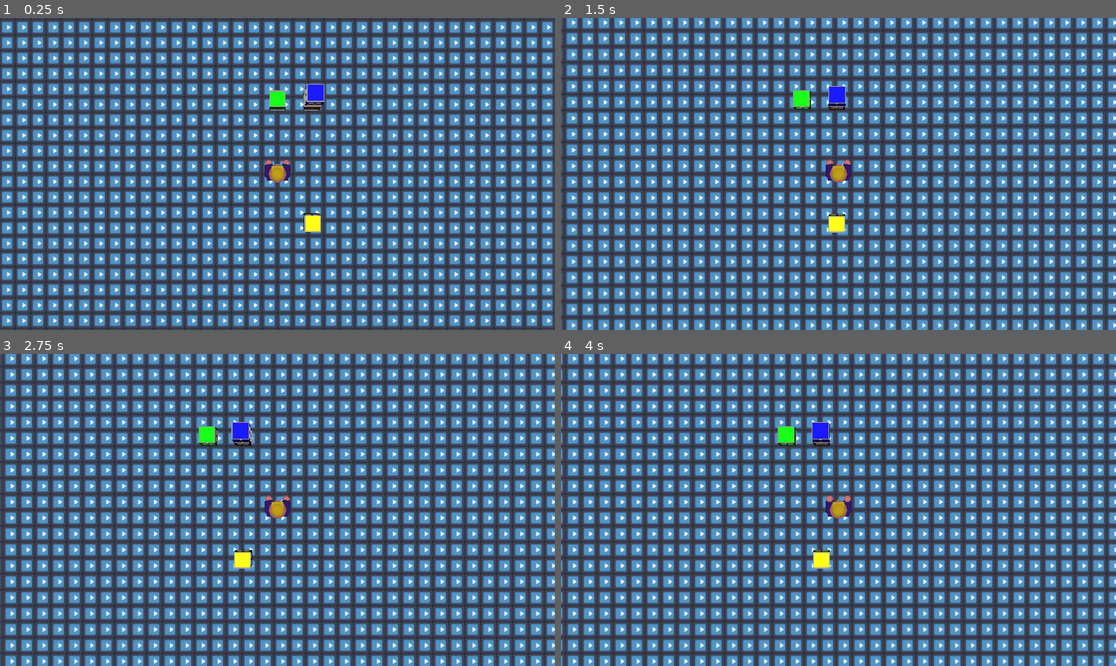
Above: before the commit, frames 1-4 (two rows, left to right).
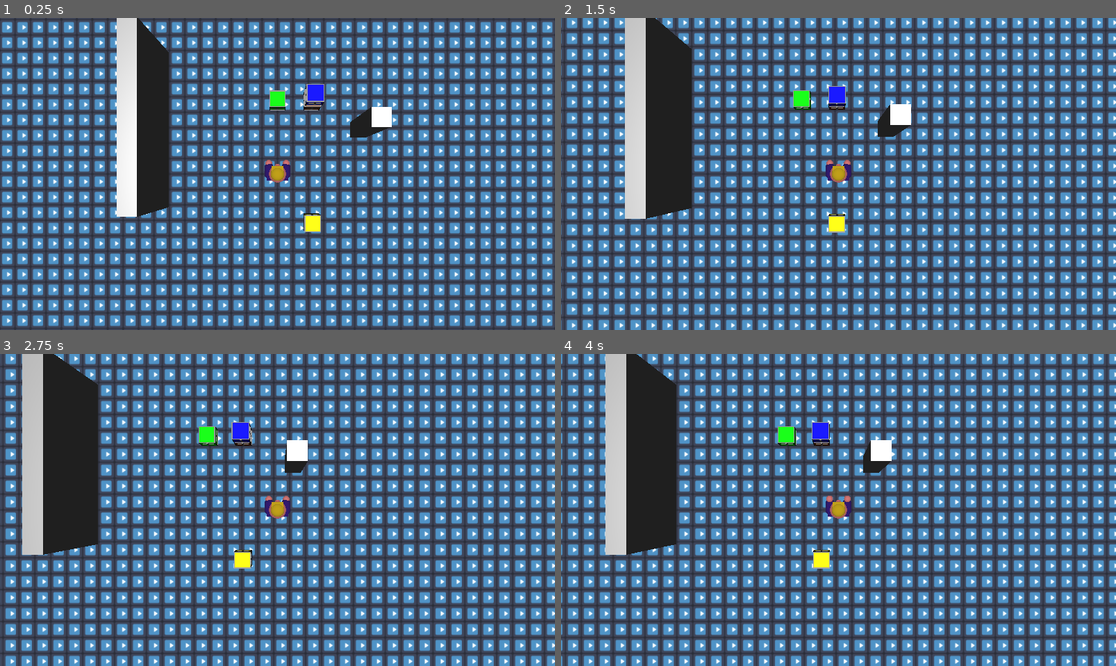
Above: after the commit, the same moments.

Repository: Griiimon/Store-Store-Store
Game: Godot game, scene res://level.tscn
Two runs of this game, one before a commit and one after it. Both use one fixed random seed, a clock stepped at 60 frames per second and the inputs below. The engine's default icon, where the game draws it, is replaced by a stand-in: a white triangle on a blue panel in a dark square.
Inputs:
- Up to frame 1 (0.25 s): no input
- Up to frame 2 (1.5 s): hold Right (ui_right) 0.53-1.28 s; hold Ctrl (strafe) 0.53-1.28 s; hold Page Down (hands_down) from 1.28 s (still down); tap Space (drop) at 1.35 s
- Up to frame 3 (2.75 s): tap Ctrl (strafe) at 1.55 s; tap Enter at 2 s; release Page Down (hands_down) at 2.03 s; hold Right (ui_right) from 2.03 s (still down); hold Ctrl (strafe) from 2.03 s (still down)
- Up to frame 4 (4 s): release Right (ui_right) at 2.78 s; release Ctrl (strafe) at 2.78 s; hold Page Up (hands_up) 2.78-3.53 s; tap C (tilt_camera) at 2.85 s; tap Ctrl (strafe) at 3.05 s; tap Space (drop) at 3.5 s; hold Left (ui_left) from 3.53 s (still down); hold Ctrl (strafe) from 3.53 s (still down)

The runs differ from the first frame. In frame 1, 6.1% of the frame differs, in the area x 21-71%, y 0-64%; in frame 2, 7.8%; in frame 3, 8.6%, in the area x 4-56%, y 0-65%; in frame 4, 8.2%.

Commit message:
implement walls

Diff:
--- a/crate/crate.tscn
+++ b/crate/crate.tscn
@@ -30,7 +30,7 @@
 
 [node name="Crate" type="RigidBody3D"]
 collision_layer = 4
-collision_mask = 7
+collision_mask = 15
 mass = 5.0
 physics_material_override = SubResource("PhysicsMaterial_ncwnf")
 lock_rotation = true
--- a/global/collision_layers.gd
+++ b/global/collision_layers.gd
@@ -4,3 +4,4 @@
 const PLAYER= 1
 const FLOOR= 2
 const CRATES= 4
+const WALLS= 8
--- a/level.tscn
+++ b/level.tscn
@@ -1,9 +1,10 @@
-[gd_scene load_steps=7 format=3 uid="uid://cx34c7u0ehb3b"]
+[gd_scene load_steps=8 format=3 uid="uid://cx34c7u0ehb3b"]
 
 [ext_resource type="Script" uid="uid://db1e7dvk21dqx" path="res://level.gd" id="1_0b4ue"]
 [ext_resource type="Texture2D" uid="uid://cdyis242e8qoj" path="res://icon.svg" id="1_vonw3"]
 [ext_resource type="PackedScene" uid="uid://d3p5l4r3wlve0" path="res://player/player.tscn" id="2_oi3di"]
 [ext_resource type="PackedScene" uid="uid://bbfuduqdwjarx" path="res://crate/crate.tscn" id="3_oi3di"]
+[ext_resource type="PackedScene" uid="uid://di2kee6c55co" path="res://level/wall.tscn" id="5_1ainy"]
 
 [sub_resource type="StandardMaterial3D" id="StandardMaterial3D_0b4ue"]
 albedo_texture = ExtResource("1_vonw3")
@@ -44,3 +45,9 @@
 [node name="Box4" parent="." instance=ExtResource("3_oi3di")]
 transform = Transform3D(1, 0, 0, 0, 1, 0, 0, 0, 1, 2.12353, 1.3834, 2.9956)
 randomize = true
+
+[node name="Wall" parent="." instance=ExtResource("5_1ainy")]
+transform = Transform3D(1, 0, 0, 0, 1, 0, 0, 0, 1, 5.199, 2.5, -2.854)
+
+[node name="Wall2" parent="." instance=ExtResource("5_1ainy")]
+transform = Transform3D(1, 0, 0, 0, 1, 0, 0, 0, 10, -7.521, 2.5, -2.854)
--- /dev/null
+++ b/level/wall.tscn
@@ -0,0 +1,22 @@
+[gd_scene load_steps=4 format=3 uid="uid://di2kee6c55co"]
+
+[sub_resource type="BoxShape3D" id="BoxShape3D_jsuet"]
+size = Vector3(1, 5, 1)
+
+[sub_resource type="StandardMaterial3D" id="StandardMaterial3D_f2txt"]
+albedo_color = Color(0.823212, 0.823212, 0.823212, 1)
+metallic = 0.7
+roughness = 0.5
+
+[sub_resource type="BoxMesh" id="BoxMesh_aey1w"]
+material = SubResource("StandardMaterial3D_f2txt")
+size = Vector3(1, 5, 1)
+
+[node name="Wall" type="StaticBody3D"]
+collision_layer = 8
+
+[node name="CollisionShape3D" type="CollisionShape3D" parent="."]
+shape = SubResource("BoxShape3D_jsuet")
+
+[node name="MeshInstance3D" type="MeshInstance3D" parent="."]
+mesh = SubResource("BoxMesh_aey1w")
--- a/player/player.tscn
+++ b/player/player.tscn
@@ -62,7 +62,7 @@
 [sub_resource type="CapsuleShape3D" id="CapsuleShape3D_onrkg"]
 
 [node name="Player" type="RigidBody3D"]
-collision_mask = 3
+collision_mask = 15
 physics_material_override = SubResource("PhysicsMaterial_4flbx")
 can_sleep = false
 lock_rotation = true
--- a/player/state machine/carrying_player_state.gd
+++ b/player/state machine/carrying_player_state.gd
@@ -16,7 +16,7 @@
 
 func restore_model_transform()-> bool:
 	var query:= PhysicsShapeQueryParameters3D.new()
-	query.collision_mask= CollisionLayers.CRATES
+	query.collision_mask= CollisionLayers.CRATES + CollisionLayers.WALLS
 	query.transform= player.carried_crate.global_transform
 	query.shape= player.carried_crate.collision_shape.shape
 
--- a/project.godot
+++ b/project.godot
@@ -66,6 +66,13 @@
 ]
 }
 
+[layer_names]
+
+3d_physics/layer_1="Player"
+3d_physics/layer_2="Floor"
+3d_physics/layer_3="Crate"
+3d_physics/layer_4="Wall"
+
 [physics]
 
 3d/physics_engine="Jolt Physics"
